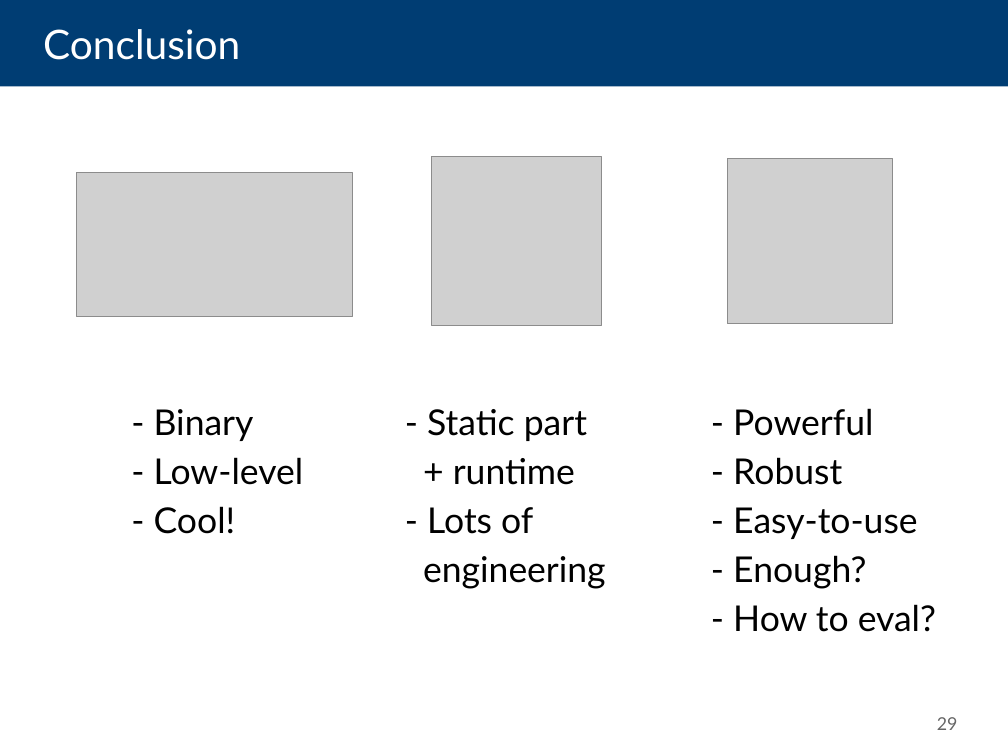
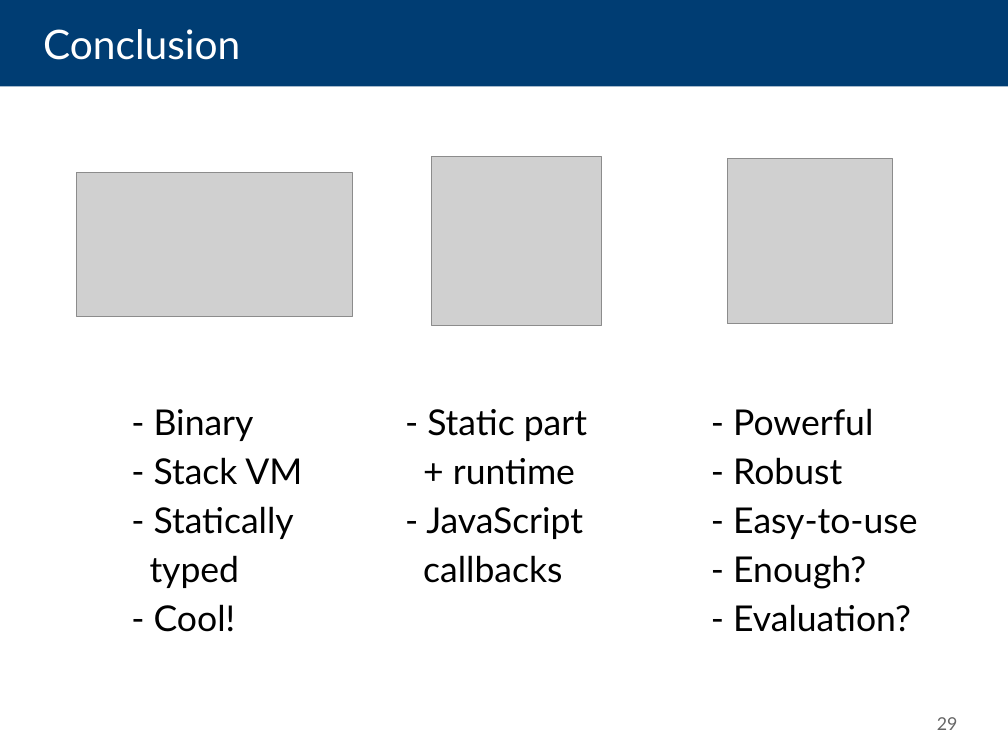
Before and after one commit to danleh/wasabi, a slide deck: slide 29 of 2018-04-11 Presentation/own-work.odp. Drawn at 1008x756 pixels with LibreOffice and Linux fonts; fonts in the diff are those of the drawing; grey boxes stand for pictures. Boxes give left, top, right and bottom in pixels: in the first picture for what was removed or moved away, otherwise in the second. Text is boxed around its words. In the diff, an @@ line names an element or a change of style, - is before the commit and + after.

```diff
--- a/2018-04-11 Presentation/own-work.odp
+++ b/2018-04-11 Presentation/own-work.odp
@@ text at <box>150,457,302,588</box>: text changed @@
-- Low-level
+- Stack VM
+- Statically
+typed
@@ text at <box>423,507,583,583</box>: text changed @@
-- Lots of
-engineering
+- JavaScript
+callbacks
@@ text at <box>733,604,911,632</box>: text changed @@
-- How to eval?
+- Evaluation?
```
Also in this commit, not shown: 10 other slides changed.
